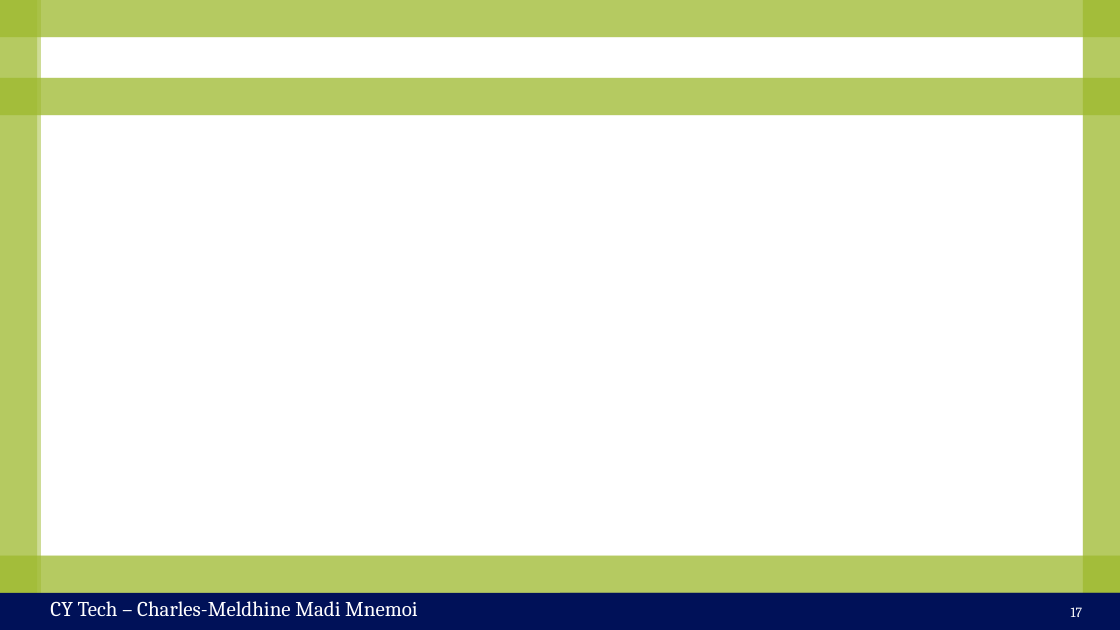
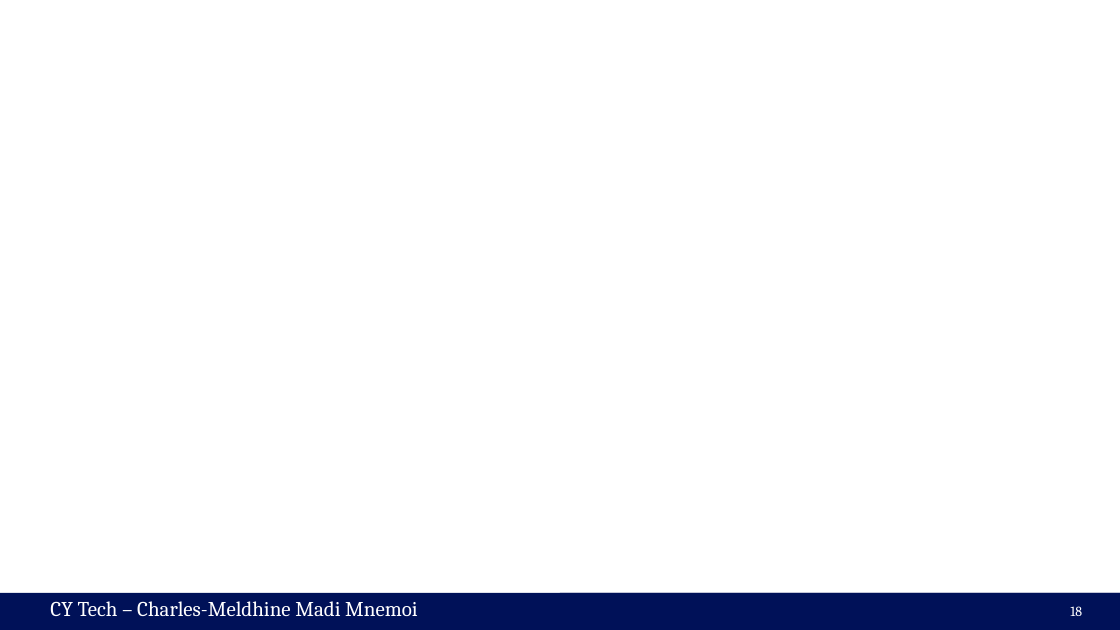
Before and after one commit to cmnemoi/cytech_sparks, a slide deck: slide 18 of presentation.pptx (slide 17 before the commit). Drawn at 1120x630 pixels with LibreOffice and Linux fonts; fonts in the diff are those of the drawing; background and template pictures are left out. Boxes give left, top, right and bottom in pixels: in the first picture for what was removed or moved away, otherwise in the second. Text is boxed around its words. In the diff, an @@ line names an element or a change of style, - is before the commit and + after.

```diff
--- a/presentation.pptx
+++ b/presentation.pptx
@@ group removed at <box>0,0,1120,630</box>: 5 rectangles @@
@@ group removed at <box>0,0,1120,630</box>: 5 rectangles @@
@@ text "CY Tech – Charles-Meldhine Madi ..." rewrapped from <box>50,601,418,616</box> to <box>59,601,418,616</box> @@
@@ text "CY Tech – Charles-Meldhine Madi ..." rewrapped from <box>59,601,426,616</box> to <box>78,601,426,616</box> @@
@@ page number at <box>1070,606,1082,616</box>: text changed @@
-17
+18
```
Also in this commit, not shown: 16 other slides changed, 1 slide added.
